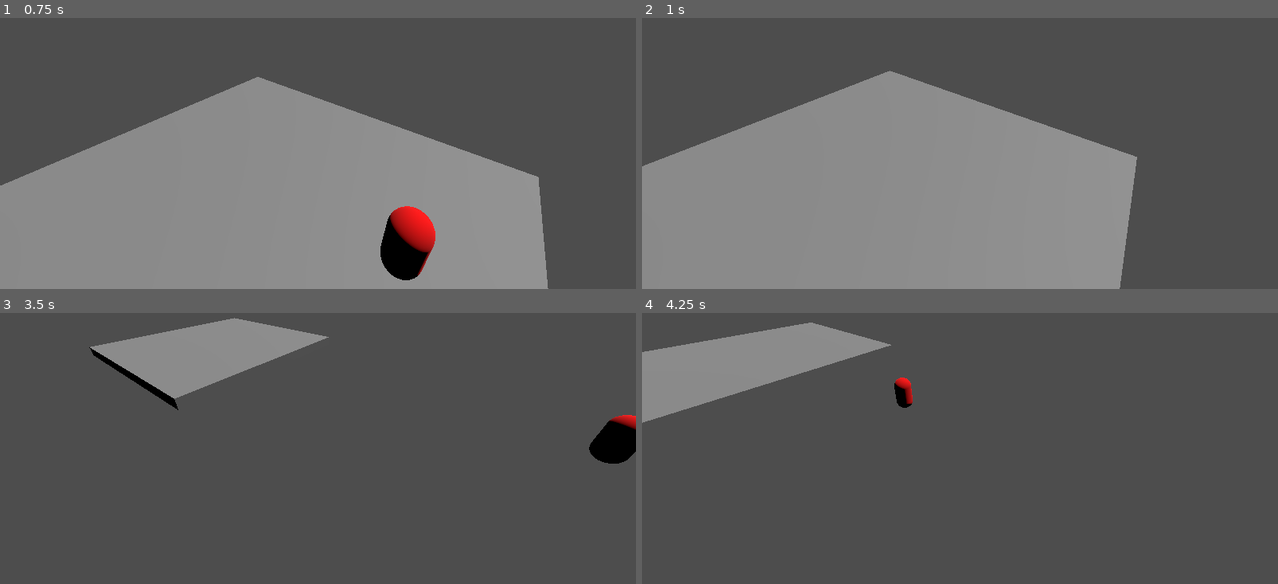
Above: before the commit, frames 1-4 (two rows, left to right).
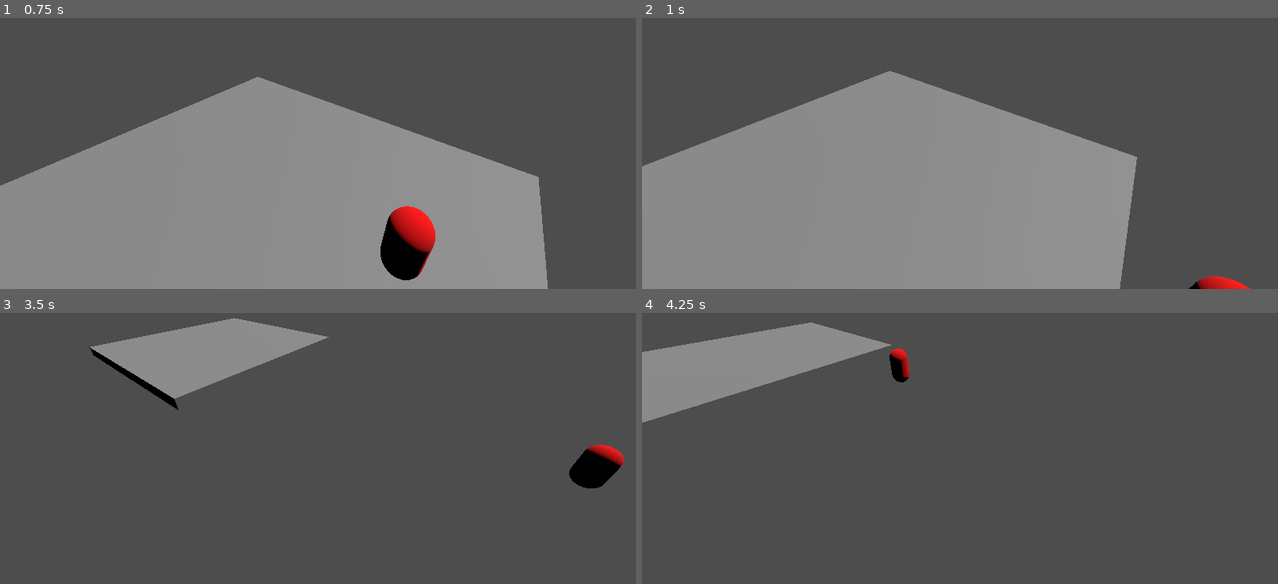
Above: after the commit, the same moments.

Repository: emanuelhix/gda-escape-room-2024
Game: Godot game, scene res://level/MainLevel.tscn
The game is run twice, just before and just after one commit, with the same random seed, the same clock (stepped at 60 frames per second) and the same inputs.
Inputs:
- Up to frame 1 (0.75 s): hold D (right) from 0.53 s (still down)
- Up to frame 2 (1 s): keep holding D (right)
- Up to frame 3 (3.5 s): release D (right) at 1.28 s; hold S (back) 1.28-2.03 s; hold D (right) 2.03-2.78 s; hold W (forward) from 2.78 s (still down)
- Up to frame 4 (4.25 s): release W (forward) at 3.53 s; hold A (left) from 3.53 s (still down)

Frame 1 is identical in both runs. In frame 2, 0.3% of the frame differs, in the area x 85-96%, y 95-100%; in frame 3, 1.6%, in the area x 89-100%, y 37-65%; in frame 4, 0.5%.

Commit message:
add animation interrupt

Diff:
--- a/Player/player.gd
+++ b/Player/player.gd
@@ -47,6 +47,9 @@
 	if not action_pressed:
 		return
 
+	if anim_player.is_playing():
+		# interrupt the animation. this isn't very smooth, but it looks better than the animation continuing over two jumps.
+		anim_player.stop()
 	anim_player.play("jump")
 	end_position = global_position + direction
 	tween = get_tree().create_tween()
--- a/Player/player.tscn
+++ b/Player/player.tscn
@@ -9,6 +9,21 @@
 material = SubResource("StandardMaterial3D_drraw")
 
 [sub_resource type="CapsuleShape3D" id="CapsuleShape3D_c2iuh"]
+
+[sub_resource type="Animation" id="Animation_246uv"]
+length = 0.001
+tracks/0/type = "value"
+tracks/0/imported = false
+tracks/0/enabled = true
+tracks/0/path = NodePath("MeshInstance3D:position")
+tracks/0/interp = 1
+tracks/0/loop_wrap = true
+tracks/0/keys = {
+"times": PackedFloat32Array(0),
+"transitions": PackedFloat32Array(1),
+"update": 0,
+"values": [Vector3(0, 0, 0)]
+}
 
 [sub_resource type="Animation" id="Animation_3ik2f"]
 resource_name = "jump"
@@ -24,21 +39,6 @@
 "transitions": PackedFloat32Array(1, 1, 1),
 "update": 0,
 "values": [Vector3(0, 0, 0), Vector3(0, 2, 0), Vector3(0, 0, 0)]
-}
-
-[sub_resource type="Animation" id="Animation_246uv"]
-length = 0.001
-tracks/0/type = "value"
-tracks/0/imported = false
-tracks/0/enabled = true
-tracks/0/path = NodePath("MeshInstance3D:position")
-tracks/0/interp = 1
-tracks/0/loop_wrap = true
-tracks/0/keys = {
-"times": PackedFloat32Array(0),
-"transitions": PackedFloat32Array(1),
-"update": 0,
-"values": [Vector3(0, 0, 0)]
 }
 
 [sub_resource type="AnimationLibrary" id="AnimationLibrary_wmxum"]
